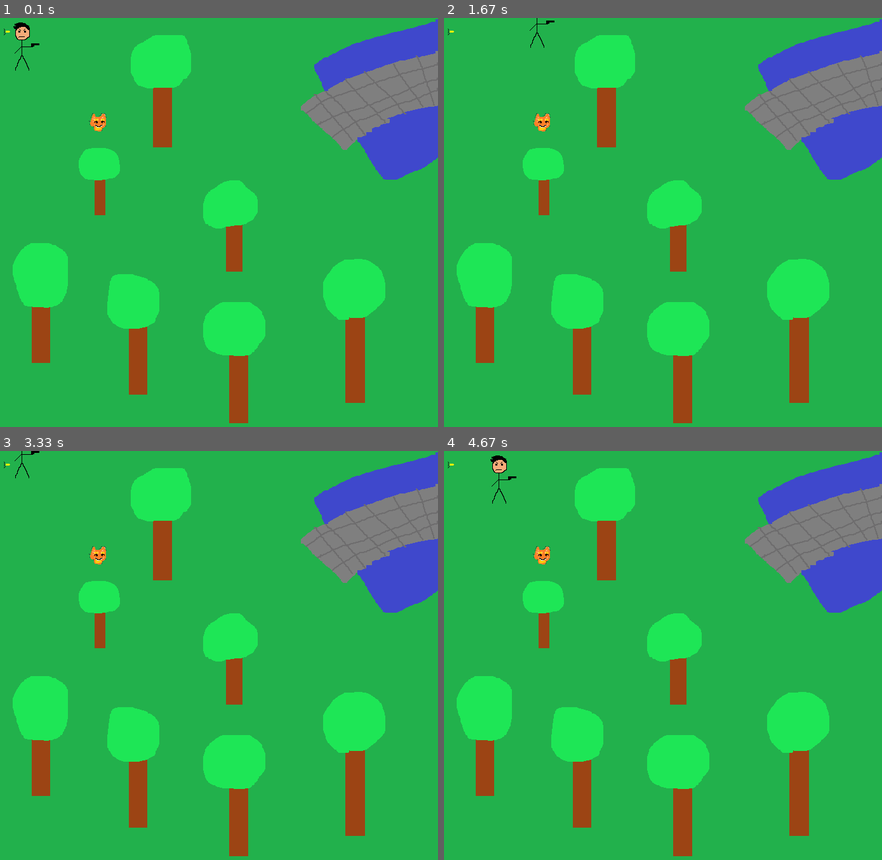
Above: before the commit, frames 1-4 (two rows, left to right).
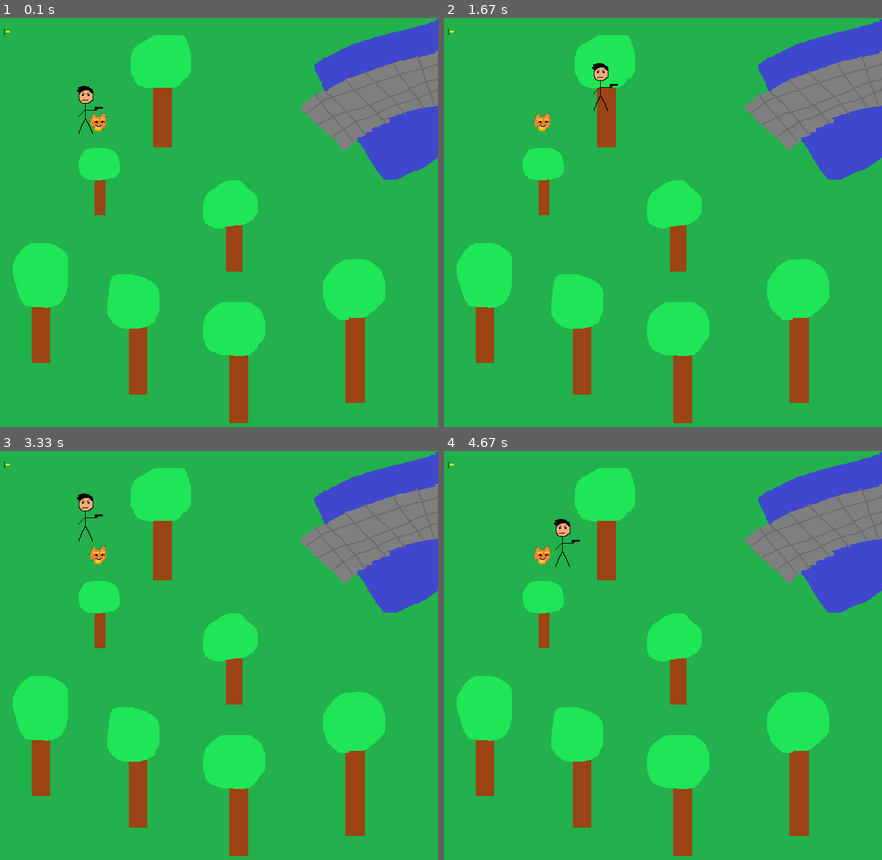
Above: after the commit, the same moments.

Repository: trolleador/antino
Game: pygame game, started from pygame/prueba.py
Same seed, same stepped clock (60 frames per second), same inputs: the game is played once before the commit and once after it.
Inputs:
- Up to frame 1 (0.1 s): no input
- Up to frame 2 (1.67 s): hold D 0.33-0.8 s; hold W 0.83-1.13 s; hold D 1.17-1.63 s
- Up to frame 3 (3.33 s): hold A 1.67-2.2 s; hold S 2.23-2.53 s; hold A 2.57-2.97 s; hold W from 3 s (still down)
- Up to frame 4 (4.67 s): release W at 3.37 s; hold D 3.4-4.03 s; hold S 4.07-4.43 s; hold A from 4.47 s (still down)

The runs differ from the first frame. In frame 1, 0.3% of the frame differs, in the area x 3-24%, y 1-29%; in frame 2, 0.2%; in frame 3, 0.2%; in frame 4, 0.3%.

Commit message:
11 de noviembre de 2022

Diff:
--- a/pygame/prueba.py
+++ b/pygame/prueba.py
@@ -7,7 +7,27 @@
 
 
 
-dirname = os.path.dirname(__file__)
+dirname = os.path.dirname(__file__)+"/"
+
+
+class jugador:
+
+
+   def __init__(self, position_x, position_y, imagen):
+      self.x = position_x
+      self.y = position_y
+      self.imagen = pygame.image.load(dirname+imagen)
+
+   def movimiento(self, pressed):
+      if pressed[pygame.K_w]:
+         self.y -= 2
+      if pressed[pygame.K_s]:
+         self.y += 2
+      if pressed[pygame.K_a]:
+         self.x -= 2
+      if pressed[pygame.K_d]:
+         self.x += 2
+
 
 
 #iniciadores
@@ -24,17 +44,22 @@
 
 FramePerSec = pygame.time.Clock()
 
-x = 0
-y = 0
+
+
 
 rect = pygame.Rect(20,20,20,20)
 
 #imagenimage.png
 
-zorro = pygame.image.load(dirname+"/zorro2.png")
-fondo = pygame.image.load(dirname+"/fondo.png")
-persona = pygame.image.load(dirname+"/personayarma.png")
-bala = pygame.image.load(dirname+"/bala.png")
+#Player pero con clases, (oUwUo) :
+
+player = jugador(100,100,"personayarma.png")
+
+fondo = pygame.image.load(dirname+"fondo.png")
+
+zorro = pygame.image.load(dirname+"zorro2.png")
+
+bala = pygame.image.load(dirname+"bala.png")
 
 #loop principal:
 
@@ -54,24 +79,20 @@
    #checa que teclas están oprimidas
    pressed = pygame.key.get_pressed()
 
-   #movimiento
-   if pressed[pygame.K_w]:
-      y -= 2
-   if pressed[pygame.K_s]:
-      y += 2
-   if pressed[pygame.K_a]:
-      x -= 2
-   if pressed[pygame.K_d]:
-      x += 2
-      if pressed[pygame.K_SPACE]:
-       x -= 2
+
+   #movimiento con clases
+   player.movimiento(pressed)
 
 
    #renderizado
 
    displaysurface.blit(fondo, (0,0))
    displaysurface.blit(zorro, (150,150))
-   displaysurface.blit(persona, (x,y))
+
+
+   displaysurface.blit(player.imagen, (player.x,player.y))
+
+
    displaysurface.blit(bala, (15,15))
 
    #actualiza lo que se ve en ventana
